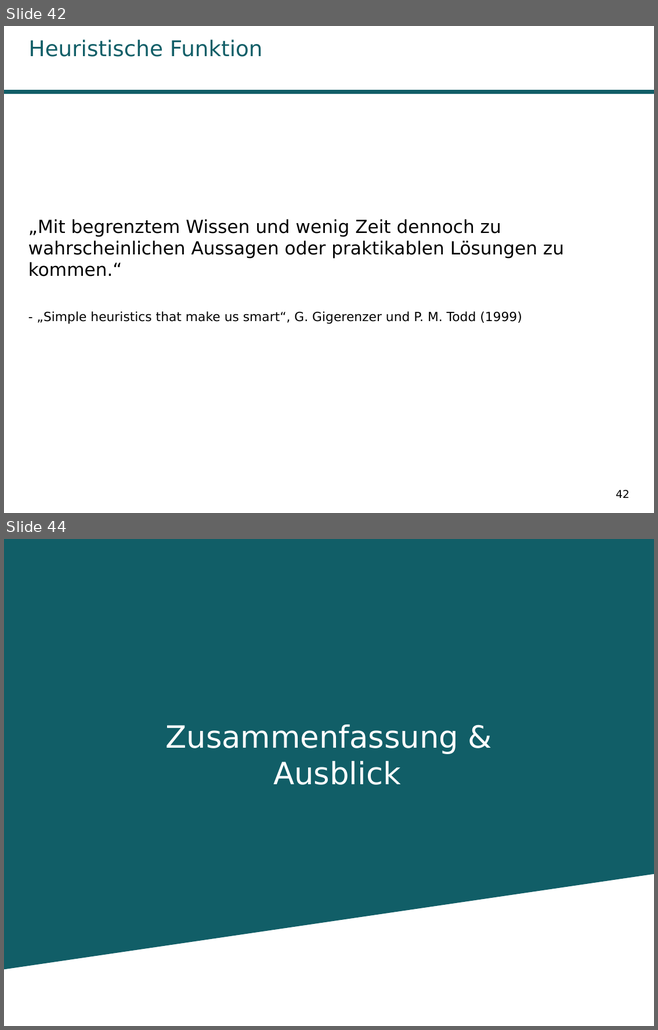
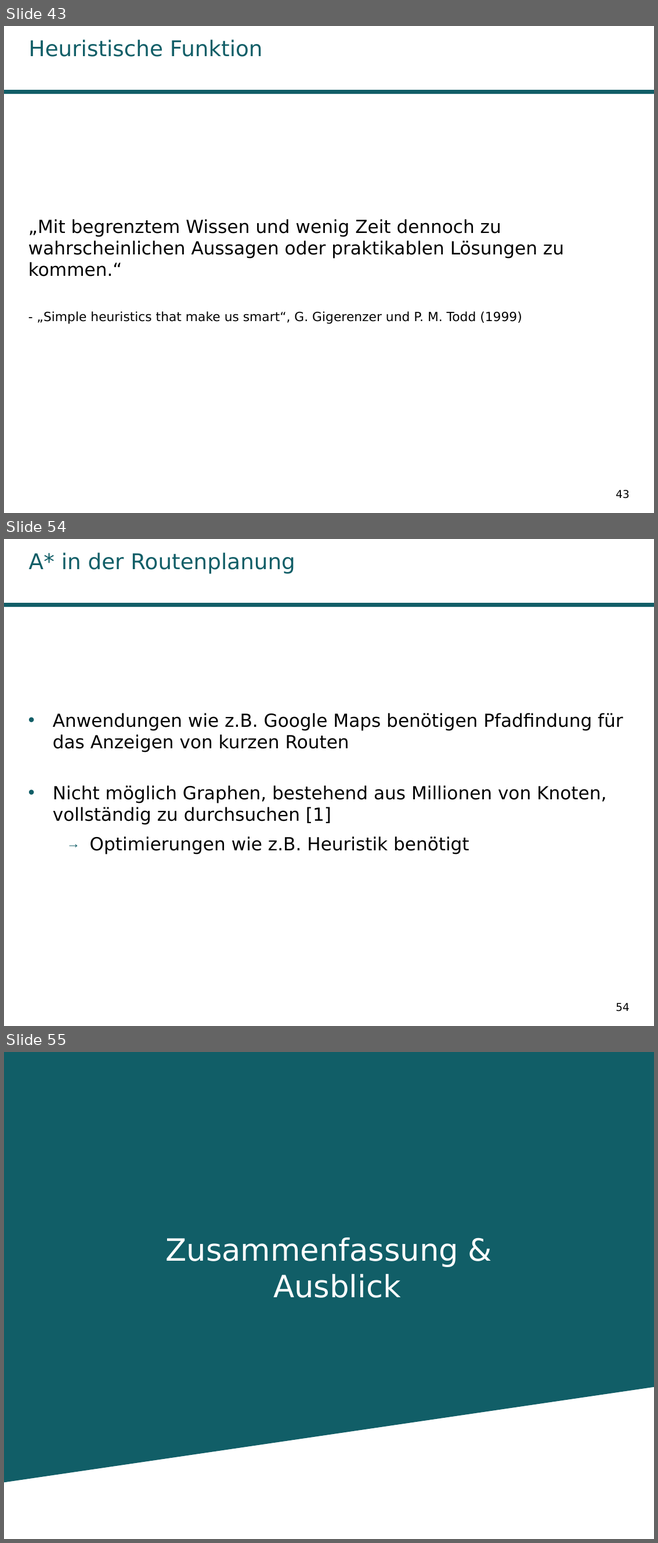
Before and after one commit to Kage0x3B/wissenschaftliches-arbeiten-praesentation, a slide deck: Präsentation Pfadplanungsalgorithmen.odp. Shown one above the other, each under a label of ours: slides 42 and 44 before the commit, slides 43, 54 and 55 after it; the slides between them are not shown. The pictures are 658x1030 and 658x1543 pixels, drawn with LibreOffice and Linux fonts; fonts in the diff are those of the drawing; background and template pictures are left out. Boxes give left, top, right and bottom in pixels: in the first picture for what was removed or moved away, otherwise in the second. Text is boxed around its words. In the diff, an @@ line names an element or a change of style, - is before the commit and + after.

```diff
--- a/Präsentation Pfadplanungsalgorithmen.odp
+++ b/Präsentation Pfadplanungsalgorithmen.odp
@@ slide 54 added at <box>4,539,654,1026</box>, background #FFFFFF; not listed: 1 template element that a slide beside it also shows @@
@@ title added at <box>29,552,295,573</box>, 24 pt, text #115E67 @@
+A* in der Routenplanung
@@ text added at <box>53,713,622,854</box>, 20 pt, text #000000 @@
+• Anwendungen wie z.B. Google Maps benötigen Pfadfindung für das Anzeigen von kurzen Routen
+• Nicht möglich Graphen, bestehend aus Millionen von Knoten, vollständig zu durchsuchen [1]
+  → Optimierungen wie z.B. Heuristik benötigt
@@ page number added at <box>615,1003,629,1012</box>, 12 pt, text #000000 @@
+54
@@ what was slide 42 is now slide 43 @@
@@ page number at <box>615,490,629,499</box>: text changed @@
-42
+43
@@ what was slide 44 is now slide 55 @@
```
Also in this commit, not shown: 14 slides changed, 11 other slides added, 1 slide removed, 6 other files.
